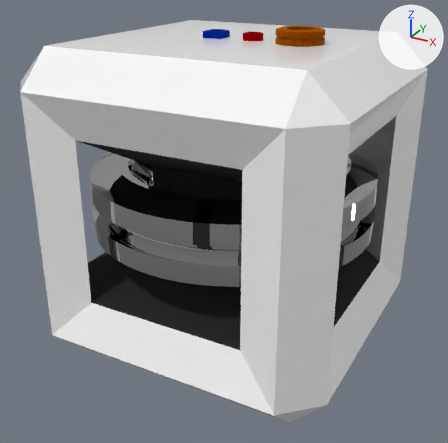
Before and after pictures for a commit that changed the glTF model modules/ARCHEAN_gyroscope/Gyroscope.gltf.
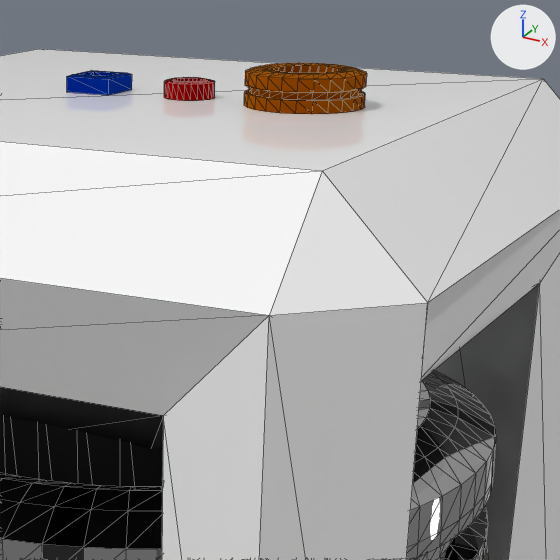
Each version is shown whole from a 50 mm lens placed at (0.906, -1.712, 0.747), pointed at (-0.006, -0.054, -0.082), then close up on the part from 39% to 90% of the width and 0% to 52% of the height. Arrows for +X, +Y and +Z are at upper right; the lights stay in place. The close-ups show mesh edges as thin lines. Where no turn or scale is listed for an object, it has been applied to the vertices. Vertices at the same position are counted once.

The older version as bpy lines, for what is in view:
```python
me_cube_005 = bpy.data.meshes.new('Cube.005')
me_cube_005.from_pydata(...)  # 828 vertices, 1650 faces; spans x -0.5..0.5, y -0.5..0.5, z -0.5..0.542
# faces by material slot: [166, 340, 332, 96, 716]
me_cube_005.materials.append(mat_color1)  # white #ffffff
me_cube_005.materials.append(mat_data_connector)  # blue #003fbc
me_cube_005.materials.append(mat_lv_connector)  # red #bc0000
me_cube_005.materials.append(mat_inside)  # black #191919
me_cube_005.materials.append(mat_hv_connector)  # orange #bc6c00
me_torus = bpy.data.meshes.new('Torus')
me_torus.from_pydata(...)  # 896 vertices, 1664 faces; spans x -0.464..0.464, y -0.464..0.464, z -0.125..0.0
# faces by material slot: [1560, 104]
me_torus.materials.append(mat_wheel)  # light grey #c9c9c9
me_torus.materials.append(mat_wheeltrim)  # dark grey #4e4e4e
me_torus_001 = bpy.data.meshes.new('Torus.001')
me_torus_001.from_pydata(...)  # 896 vertices, 1664 faces; spans x -0.463..0.463, y -0.463..0.463, z 0.0..0.125
# faces by material slot: [1560, 104]
me_torus_001.materials.append(mat_wheel)  # light grey #c9c9c9
me_torus_001.materials.append(mat_wheeltrim)  # dark grey #4e4e4e
ob_cube = bpy.data.objects.new('Cube', me_cube_005)
ob_cube.location = (0.0, 0.0, 0.0)
ob_torus1 = bpy.data.objects.new('Torus1', me_torus)
ob_torus1.location = (0.0, 0.0, 0.0)
ob_torus2 = bpy.data.objects.new('Torus2', me_torus_001)
ob_torus2.location = (0.0, 0.0, 0.0)
```
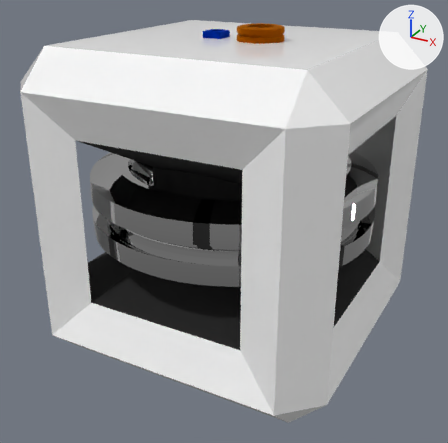
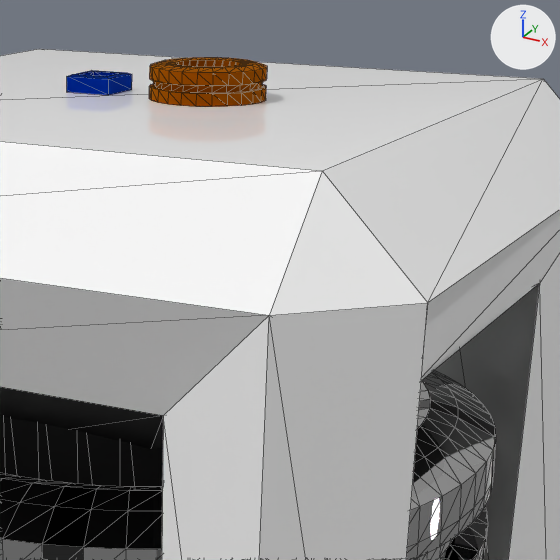
Changed parts and their boxes (x1, y1, x2, y2) in the close-ups (560 x 560 px; the box of a moved part takes in the faces that stretch with it):
```json
{"part": 1, "of": "me_cube_005", "change": "moved or reshaped", "before": [164, 63, 367, 114], "after": [149, 67, 267, 107]}
{"part": 2, "of": "me_cube_005", "change": "recoloured", "before": [164, 77, 215, 85], "after": [150, 57, 267, 73]}
```

Scene script edits in JSON lines:
```json
{"block": "me_cube_005", "where": "# used by ob_cube; location = (0.0, 0.0, 0.0)"}
{"op": "remove", "block": "me_cube_005", "code": "me_cube_005.from_pydata(...)  # 828 vertices, 1650 faces; spans x -0.5..0.5, y -0.5..0.5, z -0.5..0.542"}
{"op": "add", "block": "me_cube_005", "code": "me_cube_005.from_pydata(...)  # 660 vertices, 1318 faces; spans x -0.5..0.5, y -0.5..0.5, z -0.5..0.542"}
{"block": "me_cube_005", "change": "me_cube_005 part 1: 172 vertices moved from x 0.032..0.252, y -0.031..0.04, z 0.5..0.541 to x 0.017..0.157, y -0.07..0.07, z 0.5..0.542; 356 vertices removed from x 0.032..0.282, y -0.07..0.07, z 0.5..0.542; 188 vertices added at x 0.017..0.157, y -0.07..0.07, z 0.5..0.528"}
{"block": "me_cube_005", "change": "me_cube_005 part 2: 232 faces spanning x 0.017..0.157, y -0.07..0.07, z 0.5..0.542 switch from mat_lv_connector (red #bc0000) to mat_hv_connector (orange #bc6c00)"}
```
